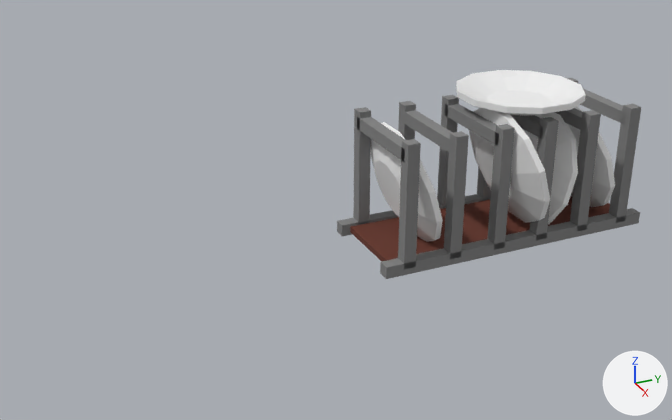
The glTF model resourses/models/tutorial/dishes_not_very_clean.gltf as it was, and as the next commit left it.
Camera for both pictures: a camera (50 mm lens) standing at (0.39, -0.311, 0.343) and looking at (0.022, -0.145, 0.159). Lighting does not change. The marker at lower right points along +X, +Y and +Z. The picture after the commit comes second. Where no turn or scale is listed for an object, it has been applied to the vertices.
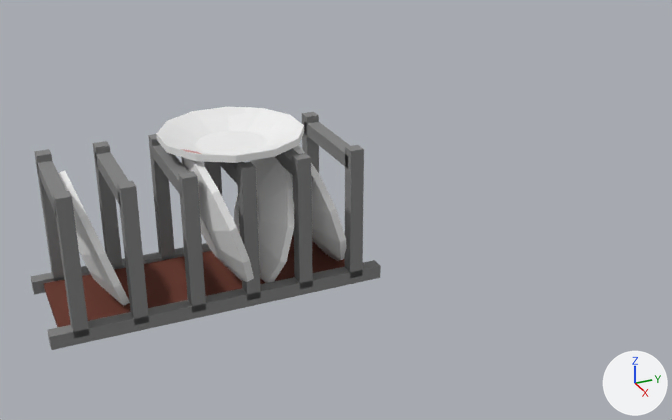
Boxes [x1, y1, x2, y2] around the edits, measured in the pictures (672 x 420 px):
'cylinder.003', moved: before [456, 70, 586, 116]; after [156, 107, 304, 163]
'base', moved: before [350, 196, 610, 261]; after [44, 235, 345, 327]
'cuboid.013', moved: before [380, 208, 640, 279]; after [48, 260, 381, 350]
'cylinder.002', moved: before [469, 108, 550, 223]; after [181, 148, 254, 282]
'cylinder.001', moved: before [523, 112, 578, 225]; after [234, 157, 294, 283]
'cylinder.004', moved: before [371, 122, 443, 242]; after [58, 170, 130, 306]
'cuboid.007', moved: before [398, 139, 421, 269]; after [53, 191, 90, 338]
'cuboid.008', moved: before [444, 131, 469, 259]; after [117, 181, 149, 325]
'cuboid.009', moved: before [487, 124, 515, 250]; after [178, 171, 206, 313]
'cuboid.011', moved: before [570, 110, 601, 231]; after [292, 153, 313, 289]
'cuboid.012', moved: before [609, 104, 641, 223]; after [345, 145, 364, 277]
'cylinder', moved: before [568, 106, 615, 207]; after [290, 145, 347, 261]
'cuboid.010', moved: before [529, 117, 559, 240]; after [236, 162, 261, 301]
'cuboid.006', moved: before [353, 107, 371, 225]; after [34, 149, 64, 281]
'cuboid.004', moved: before [437, 95, 459, 208]; after [148, 134, 175, 260]
'cuboid.005', moved: before [398, 101, 416, 140]; after [93, 141, 122, 270]
'cuboid.018', moved: before [402, 110, 453, 153]; after [95, 152, 129, 207]
'cuboid.017', moved: before [445, 104, 499, 146]; after [151, 145, 188, 194]
'cuboid.019', moved: before [357, 117, 405, 162]; after [37, 161, 66, 215]
'cuboid.014', moved: before [580, 89, 626, 125]; after [304, 122, 350, 169]
'cuboid', moved: before [337, 194, 491, 236]; after [31, 231, 294, 295]
'cuboid.016', moved: before [511, 115, 543, 139]; after [217, 162, 245, 185]
'cuboid.015', moved: before [555, 108, 586, 129]; after [275, 148, 298, 174]
'cuboid.001', moved (mostly hidden before): before [567, 78, 578, 83]; after [302, 112, 319, 173]
'cuboid.003', moved: before [477, 166, 491, 201]; after [204, 162, 222, 196]

The change, as a list of edits to the scene's bpy script:
```text
Change ob_cylinder:
    ob_cylinder.location: (0.0172, -0.0344, 0.1547) -> (0.0172, -0.1859, 0.1547)
Change ob_cylinder_001:
    ob_cylinder_001.location: (0.0172, -0.0594, 0.1672) -> (0.0172, -0.2109, 0.1672)
Change ob_cylinder_002:
    ob_cylinder_002.location: (0.0297, -0.0844, 0.1609) -> (0.0297, -0.2359, 0.1609)
Change ob_cylinder_003:
    ob_cylinder_003.location: (0.0172, -0.0422, 0.1719) -> (0.0172, -0.1937, 0.1719)
Change ob_cylinder_004:
    ob_cylinder_004.location: (0.0172, -0.1359, 0.1547) -> (0.0172, -0.2875, 0.1547)
Change ob_cuboid:
    ob_cuboid.location: (-0.0047, -0.0562, 0.1031) -> (-0.0047, -0.2094, 0.1047)
Change ob_cuboid_001:
    ob_cuboid_001.location: (-0.0047, 0.0375, 0.1656) -> (-0.0047, -0.1156, 0.1672)
Change ob_cuboid_003:
    ob_cuboid_003.location: (-0.0047, -0.0125, 0.1656) -> (-0.0047, -0.1656, 0.1672)
Change ob_cuboid_004:
    ob_cuboid_004.location: (-0.0047, -0.0375, 0.1656) -> (-0.0047, -0.1906, 0.1672)
Change ob_cuboid_005:
    ob_cuboid_005.location: (-0.0047, -0.0625, 0.1656) -> (-0.0047, -0.2156, 0.1672)
Change ob_cuboid_006:
    ob_cuboid_006.location: (-0.0047, -0.0875, 0.1656) -> (-0.0047, -0.2406, 0.1672)
Change ob_cuboid_007:
    ob_cuboid_007.location: (0.0453, -0.0875, 0.1656) -> (0.0453, -0.2406, 0.1672)
Change ob_cuboid_008:
    ob_cuboid_008.location: (0.0453, -0.0625, 0.1656) -> (0.0453, -0.2156, 0.1672)
Change ob_cuboid_009:
    ob_cuboid_009.location: (0.0453, -0.0375, 0.1656) -> (0.0453, -0.1906, 0.1672)
Change ob_cuboid_010:
    ob_cuboid_010.location: (0.0453, -0.0125, 0.1656) -> (0.0453, -0.1656, 0.1672)
Change ob_cuboid_011:
    ob_cuboid_011.location: (0.0453, 0.0125, 0.1656) -> (0.0453, -0.1406, 0.1672)
Change ob_cuboid_012:
    ob_cuboid_012.location: (0.0453, 0.0375, 0.1656) -> (0.0453, -0.1156, 0.1672)
Change ob_cuboid_013:
    ob_cuboid_013.location: (0.0453, -0.0562, 0.1031) -> (0.0453, -0.2094, 0.1047)
Change ob_cuboid_014:
    ob_cuboid_014.location: (0.0203, 0.0375, 0.1906) -> (0.0203, -0.1156, 0.1922)
Change ob_cuboid_015:
    ob_cuboid_015.location: (0.0203, 0.0125, 0.1906) -> (0.0203, -0.1406, 0.1922)
Change ob_cuboid_016:
    ob_cuboid_016.location: (0.0203, -0.0125, 0.1906) -> (0.0203, -0.1656, 0.1922)
Change ob_cuboid_017:
    ob_cuboid_017.location: (0.0203, -0.0375, 0.1906) -> (0.0203, -0.1906, 0.1922)
Change ob_cuboid_018:
    ob_cuboid_018.location: (0.0203, -0.0625, 0.1906) -> (0.0203, -0.2156, 0.1922)
Change ob_cuboid_019:
    ob_cuboid_019.location: (0.0203, -0.0875, 0.1906) -> (0.0203, -0.2406, 0.1922)
Change ob_base:
    ob_base.location: (0.0203, -0.0562, 0.1031) -> (0.0203, -0.2094, 0.1047)
```
